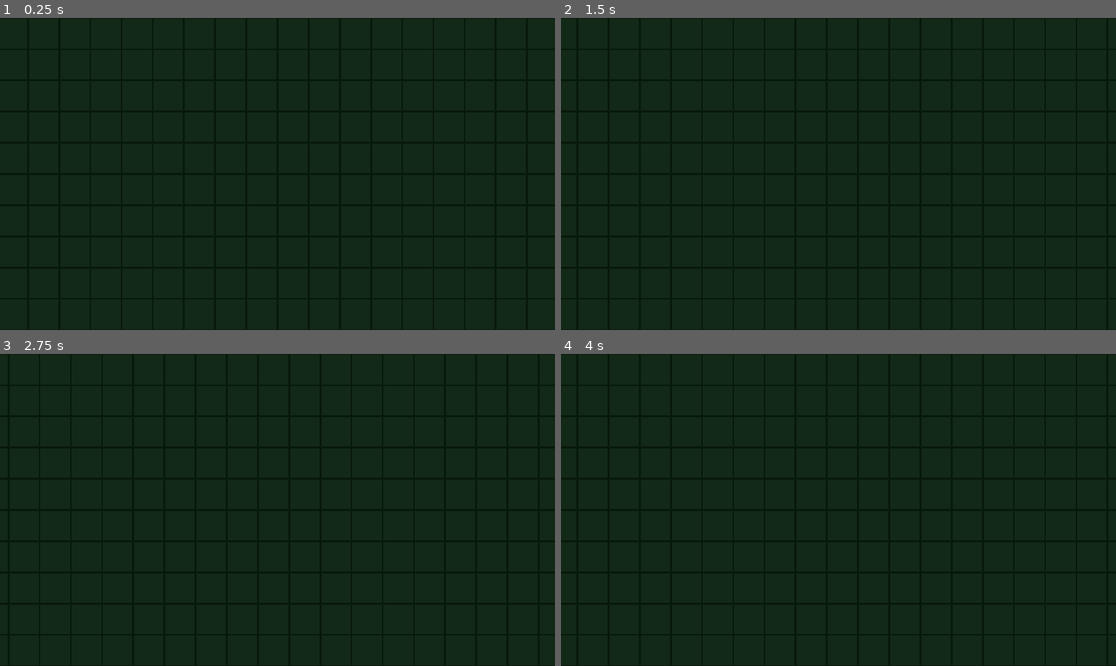
Above: before the commit, frames 1-4 (two rows, left to right).
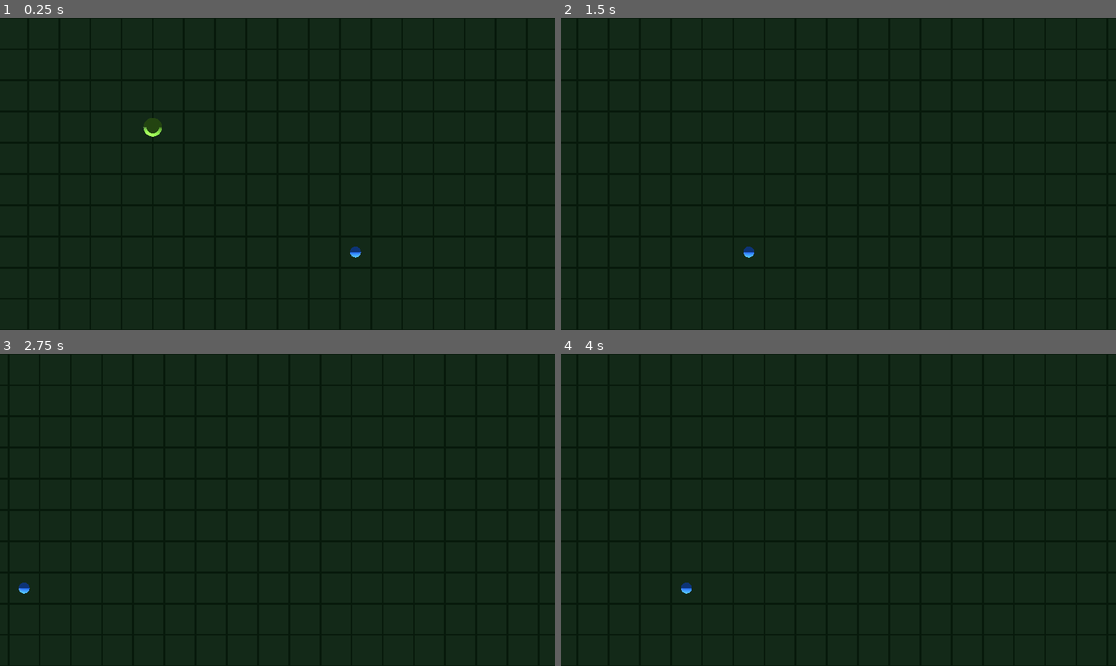
Above: after the commit, the same moments.

Repository: forsman5/sitka
Game: Godot game, scene res://scenes/world/world.tscn
The game is run twice, just before and just after one commit, with the same random seed, the same clock (stepped at 60 frames per second) and the same inputs.
Inputs (mouse positions are in pixels of both pictures, inside the frame that each line leads up to):
- Up to frame 1 (0.25 s): no input
- Up to frame 2 (1.5 s): tap Enter at 0.5 s; move the mouse to (960, 158) at 0.52 s; hold Right (ui_right) 0.53-1.25 s; click (960, 158) at 0.67 s; drag from (727, 189) to (810, 236) at 1.27 s
- Up to frame 3 (2.75 s): tap Space at 2 s; move the mouse to (333, 441) at 2.02 s; hold Right (ui_right) from 2.03 s (still down); click (333, 441) at 2.17 s
- Up to frame 4 (4 s): release Right (ui_right) at 2.75 s; drag from (810, 572) to (672, 463) at 2.77 s; tap Enter at 3.5 s; move the mouse to (1005, 556) at 3.52 s; hold Left (ui_left) from 3.53 s (still down); click (1005, 556) at 3.67 s

The runs differ from the first frame. In frame 1, 0.2% of the frame differs, in the area x 25-66%, y 32-77%; in frame 2, less than 0.1%; in frame 3, less than 0.1%; in frame 4, less than 0.1%.

Commit message:
Add Person and ResourceNode stubs
Person: blue capsule, click to select (turns yellow), click terrain to move.
ResourceNode: green cylinder with resource_type enum, amount, and harvest()/depleted signal.
world.gd coordinates terrain clicks -> move selected persons.

Co-Authored-By: Claude Sonnet 4.6 <noreply@anthropic.com>

Diff:
--- a/scenes/world/world.tscn
+++ b/scenes/world/world.tscn
@@ -1,7 +1,10 @@
-[gd_scene load_steps=10 format=3]
+[gd_scene load_steps=17 format=3]
 
 [ext_resource type="Script" path="res://scripts/camera/rts_camera.gd" id="1_cam"]
 [ext_resource type="Script" path="res://scripts/world/terrain.gd" id="2_terrain"]
+[ext_resource type="Script" path="res://scripts/world/world.gd" id="3_world"]
+[ext_resource type="Script" path="res://scripts/entities/person.gd" id="4_person"]
+[ext_resource type="Script" path="res://scripts/entities/resource_node.gd" id="5_resource"]
 
 [sub_resource type="Environment" id="Env_1"]
 background_mode = 1
@@ -47,7 +50,27 @@
 
 [sub_resource type="WorldBoundaryShape3D" id="WorldBoundary_1"]
 
+[sub_resource type="CapsuleMesh" id="CapsuleMesh_1"]
+radius = 0.35
+height = 1.8
+
+[sub_resource type="StandardMaterial3D" id="PersonMat_1"]
+albedo_color = Color(0.2, 0.5, 1.0, 1)
+
+[sub_resource type="CapsuleShape3D" id="CapsuleShape_1"]
+radius = 0.35
+height = 1.8
+
+[sub_resource type="CylinderMesh" id="CylinderMesh_1"]
+top_radius = 0.4
+bottom_radius = 0.6
+height = 2.0
+
+[sub_resource type="StandardMaterial3D" id="WoodMat_1"]
+albedo_color = Color(0.4, 0.65, 0.2, 1)
+
 [node name="World" type="Node3D"]
+script = ExtResource("3_world")
 
 [node name="WorldEnvironment" type="WorldEnvironment" parent="."]
 environment = SubResource("Env_1")
@@ -71,3 +94,27 @@
 
 [node name="CollisionShape3D" type="CollisionShape3D" parent="Terrain"]
 shape = SubResource("WorldBoundary_1")
+
+[node name="Person" type="Node3D" parent="."]
+position = Vector3(5, 0, 5)
+script = ExtResource("4_person")
+
+[node name="MeshInstance3D" type="MeshInstance3D" parent="Person"]
+position = Vector3(0, 0.9, 0)
+mesh = SubResource("CapsuleMesh_1")
+surface_material_override/0 = SubResource("PersonMat_1")
+
+[node name="Area3D" type="Area3D" parent="Person"]
+position = Vector3(0, 0.9, 0)
+
+[node name="CollisionShape3D" type="CollisionShape3D" parent="Person/Area3D"]
+shape = SubResource("CapsuleShape_1")
+
+[node name="ResourceNode" type="Node3D" parent="."]
+position = Vector3(-8, 0, -3)
+script = ExtResource("5_resource")
+
+[node name="MeshInstance3D" type="MeshInstance3D" parent="ResourceNode"]
+position = Vector3(0, 1, 0)
+mesh = SubResource("CylinderMesh_1")
+surface_material_override/0 = SubResource("WoodMat_1")
--- /dev/null
+++ b/scripts/entities/person.gd
@@ -0,0 +1,34 @@
+extends Node3D
+
+const MOVE_SPEED := 5.0
+
+var selected := false
+var _target: Vector3
+
+@onready var _mesh: MeshInstance3D = $MeshInstance3D
+@onready var _area: Area3D = $Area3D
+
+var _mat_normal: Material
+var _mat_selected: StandardMaterial3D
+
+func _ready() -> void:
+	add_to_group("persons")
+	_target = global_position
+	_mat_normal = _mesh.get_surface_override_material(0)
+	_mat_selected = StandardMaterial3D.new()
+	_mat_selected.albedo_color = Color(1.0, 0.85, 0.0)
+	_area.input_event.connect(_on_area_input)
+
+func _process(delta: float) -> void:
+	var flat_target := Vector3(_target.x, global_position.y, _target.z)
+	if global_position.distance_to(flat_target) > 0.05:
+		global_position = global_position.move_toward(flat_target, MOVE_SPEED * delta)
+
+func move_to(world_pos: Vector3) -> void:
+	_target = world_pos
+
+func _on_area_input(_camera: Node, event: InputEvent, _pos: Vector3, _normal: Vector3, _shape_idx: int) -> void:
+	if event is InputEventMouseButton and event.pressed and event.button_index == MOUSE_BUTTON_LEFT:
+		selected = !selected
+		_mesh.set_surface_override_material(0, _mat_selected if selected else _mat_normal)
+		get_viewport().set_input_as_handled()
--- /dev/null
+++ b/scripts/entities/resource_node.gd
@@ -0,0 +1,16 @@
+extends Node3D
+
+enum Type { WOOD, STONE, FOOD }
+
+signal depleted
+
+@export var resource_type: Type = Type.WOOD
+@export var amount: int = 100
+@export var max_amount: int = 100
+
+func harvest(quantity: int) -> int:
+	var taken := mini(quantity, amount)
+	amount -= taken
+	if amount <= 0:
+		depleted.emit()
+	return taken
--- /dev/null
+++ b/scripts/world/world.gd
@@ -0,0 +1,11 @@
+extends Node3D
+
+@onready var _terrain: StaticBody3D = $Terrain
+
+func _ready() -> void:
+	_terrain.world_clicked.connect(_on_world_clicked)
+
+func _on_world_clicked(world_pos: Vector3) -> void:
+	for person in get_tree().get_nodes_in_group("persons"):
+		if person.selected:
+			person.move_to(world_pos)
Not shown, added: scripts/entities/person.gd.uid
Not shown, added: scripts/entities/resource_node.gd.uid
Not shown, added: scripts/world/world.gd.uid
